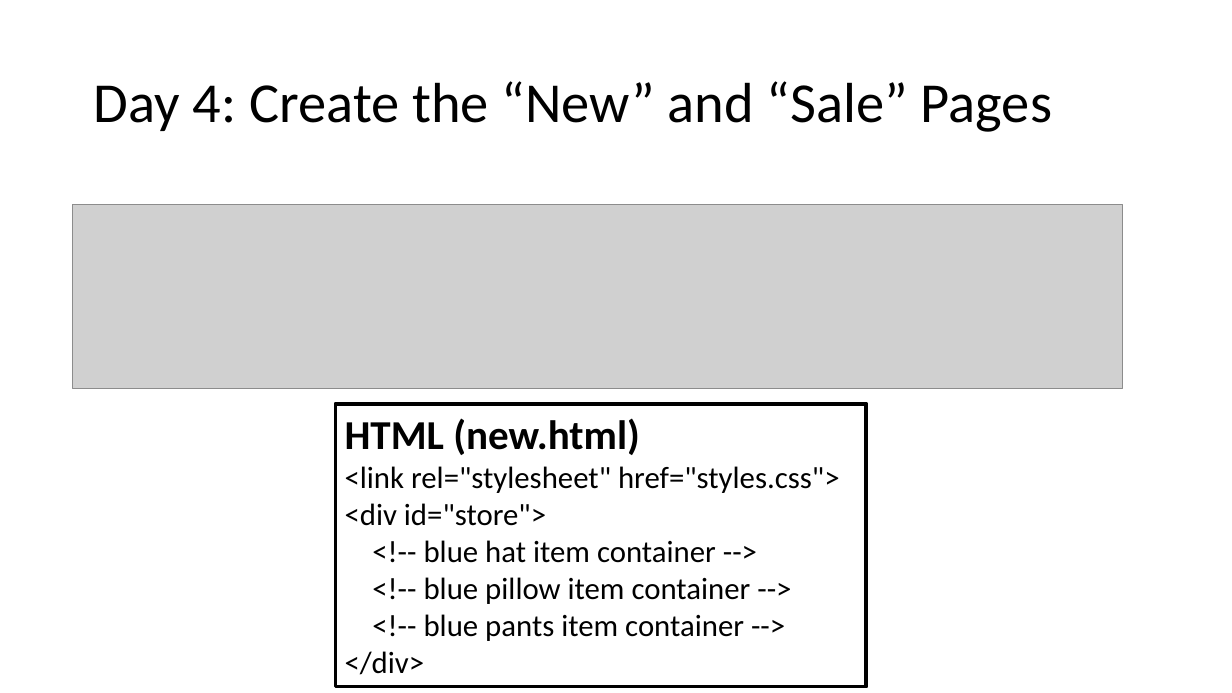
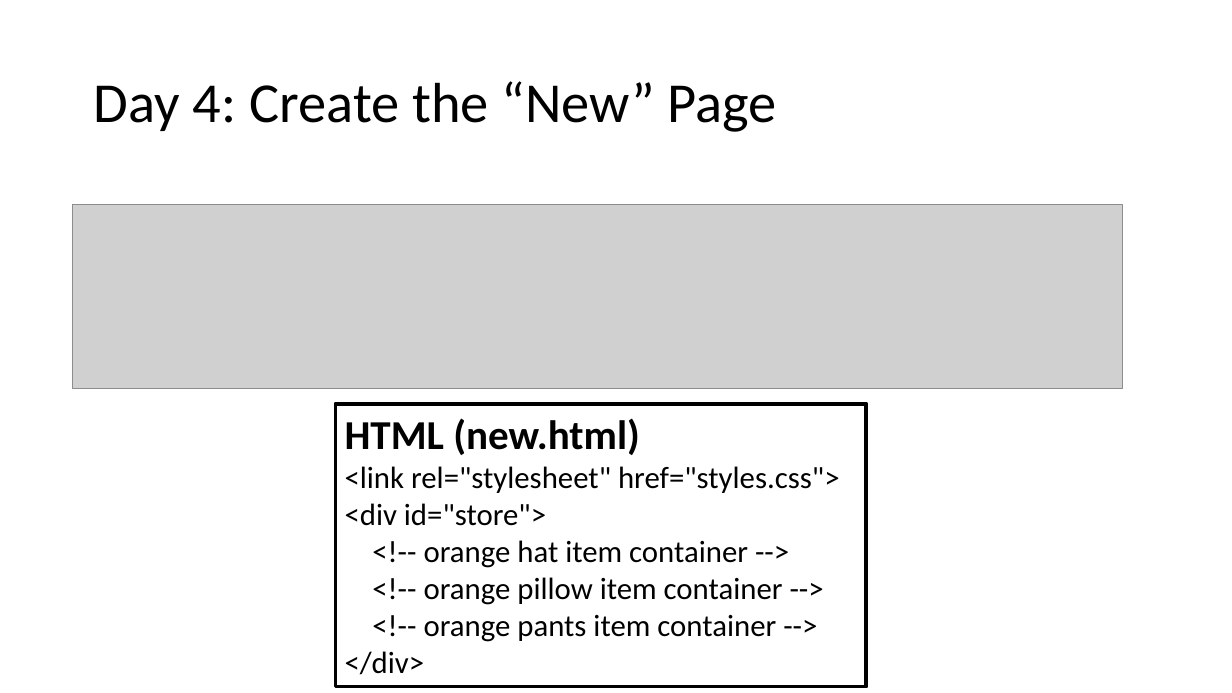
Before and after one commit to MrJoshGross/Course-Curricular-Material, a slide deck: slide 10 of Computer Science Discoveries/Projects/Project 3/Project 3 Checklist.pptx. Drawn at 1232x693 pixels with LibreOffice and Linux fonts; fonts in the diff are those of the drawing; grey boxes stand for pictures. Boxes give left, top, right and bottom in pixels: in the first picture for what was removed or moved away, otherwise in the second. Text is boxed around its words. In the diff, an @@ line names an element or a change of style, - is before the commit and + after.

Commit message:
typo
typo

```diff
--- a/Computer Science Discoveries/Projects/Project 3/Project 3 Checklist.pptx
+++ b/Computer Science Discoveries/Projects/Project 3/Project 3 Checklist.pptx
@@ title at (94,81,777,132): text changed @@
-Day 4: Create the “New” and “Sale” Pages
+Day 4: Create the “New” Page
@@ text in rectangle at (424,540,783,642): text changed @@
-<!-- blue hat item container -->
-<!-- blue pillow item container -->
-<!-- blue pants item container -->
+<!-- orange hat item container -->
+<!-- orange pillow item container -->
+<!-- orange pants item container -->
```
Also in this commit, not shown: 7 other slides changed.
